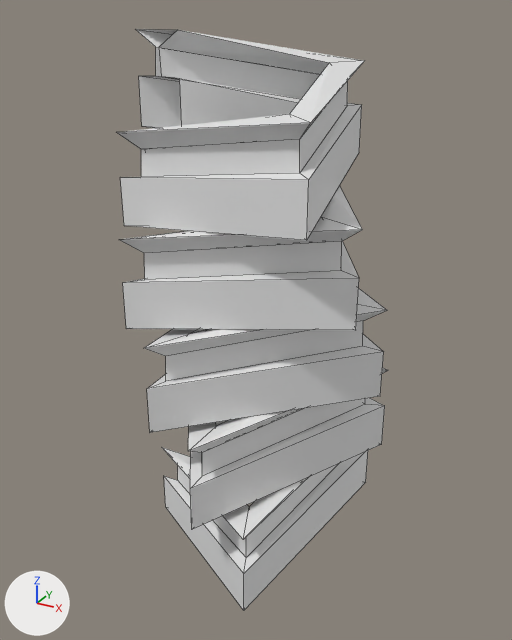
An edit to the Blender file hand-tool/uncut spring.blend, drawn before and after from the same camera.
The view is the same before and after, from a camera (50 mm lens) standing at (61.2, -112.4, 94.0) and looking at (-0.7, 0.2, 37.7). The lights are fixed; the arrows at lower left show +X, +Y and +Z. Mesh edges are drawn as thin lines.

Names of what the first picture shows: 'screw'.
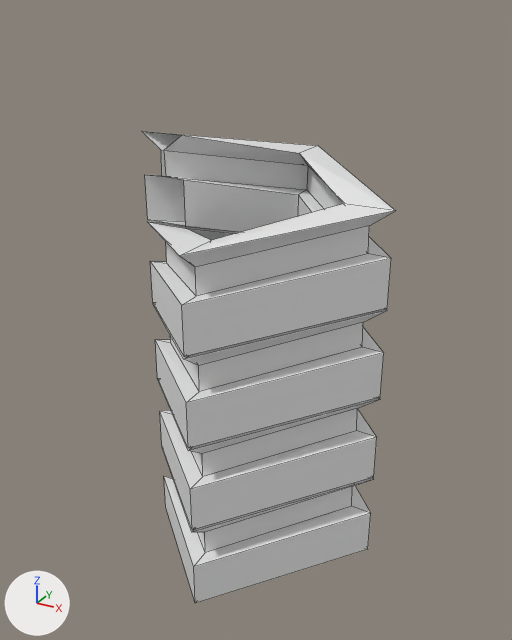
The change, as a list of edits to the scene's bpy script:
```text
Change me_plane_001:
    where me_plane_001.from_pydata(...)  # 10 vertices, 1 face; spans x -25.8..-16.5, y 0.0, z -6.7..10.6
    used by ob_screw; location = (0.0, 0.0, -10.7)
    me_plane_001 part 1
    me_plane_001.vertices[5].co: (-21.8, 0.0, 2.7) -> (-21.6, 0.0, 2.7)
    me_plane_001.vertices[6].co: (-25.8, 0.0, 10.6) -> (-25.8, 0.0, 10.9)
    me_plane_001.vertices[7].co: (-16.5, 0.0, 10.6) -> (-16.5, 0.0, 10.9)
    me_plane_001.vertices[9].co: (-20.6, 0.0, 2.7) -> (-20.7, 0.0, 2.7)
Change ob_screw:
    where _m = ob_screw.modifiers.new('Screw', 'SCREW')
    _m.steps: 45 -> 36
    _m.angle: 31.42 -> 25.13
    _m.screw_offset: 90.55 -> 72.0
```

Boxes (x1, y1, x2, y2) around the edits, measured in the pictures (512 x 640 px):
'screw', reshaped, modifiers changed (7% narrower, 19% shorter): before (117, 29, 388, 610); after (142, 131, 395, 603)
